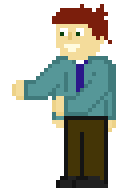
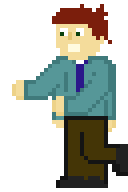
Layer changes from the first 128x192 image to the second:
added layer "run2" above "run1" over [64, 44, 128, 188]
added layer "run1" above "search" over [64, 44, 124, 188]
